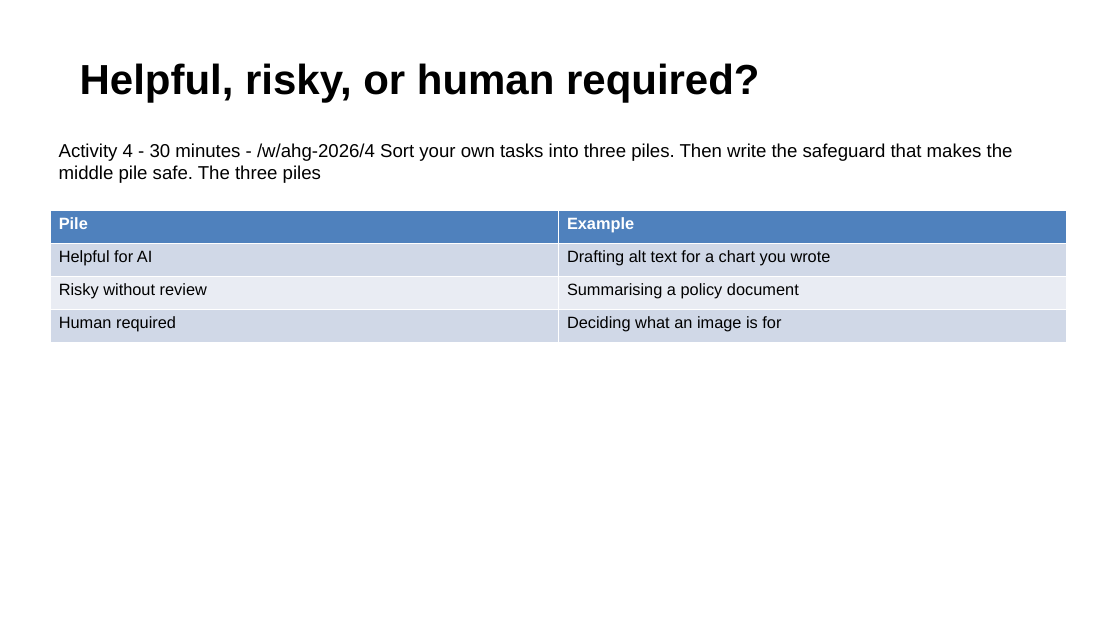
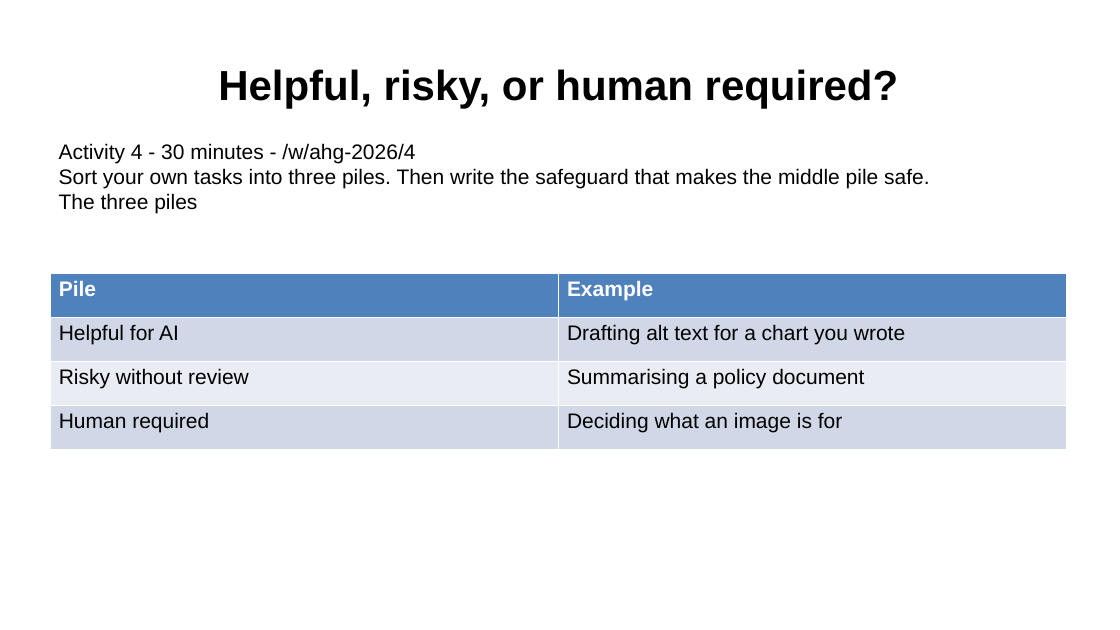
Before and after one commit to Community-Access/glow, a slide deck: slide 14 of docs/ahg-2026/slides.pptx. Drawn at 1120x630 pixels with LibreOffice and Linux fonts; fonts in the diff are those of the drawing. Boxes give left, top, right and bottom in pixels: in the first picture for what was removed or moved away, otherwise in the second. Text is boxed around its words. In the diff, an @@ line names an element or a change of style, - is before the commit and + after.

```diff
--- a/docs/ahg-2026/slides.pptx
+++ b/docs/ahg-2026/slides.pptx
@@ title "Helpful, risky, or human required?": place and size @@
-title "Helpful, risky, or human required?" at box(80, 63, 759, 103)
+title "Helpful, risky, or human required?" at box(218, 69, 898, 109)
@@ text at box(59, 143, 929, 214): text changed; size 16 to 18 pt @@
-Activity 4 - 30 minutes - /w/ahg-2026/4 Sort your own tasks into three piles. Then write the safeguard that makes the middle pile safe. The three piles
+Activity 4 - 30 minutes - /w/ahg-2026/4
+Sort your own tasks into three piles. Then write the safeguard that makes the middle pile safe.
+The three piles
@@ table at box(50, 273, 1067, 450) @@
@@ size 14 to 18 pt @@
@@ table: place and size @@
-table at box(50, 210, 1067, 343)
+table at box(50, 273, 1067, 450)
```
Also in this commit, not shown: 28 other slides changed, 1 slide added, 1 slide removed, 20 other files.
